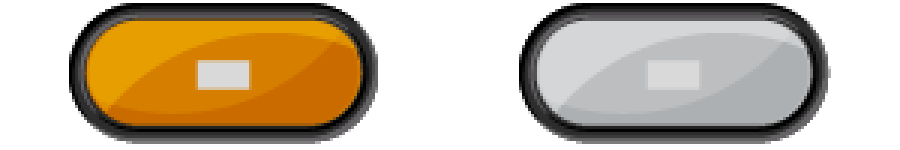
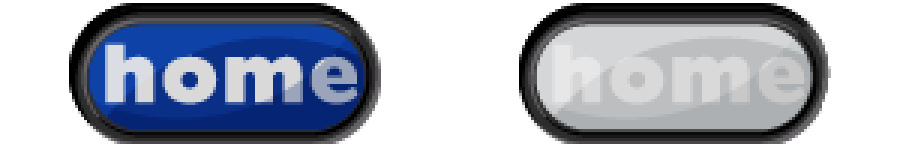
Comparing the layer stacks of the two 900 × 150 images. Changes:
added group "home" with 2 layers above "minus" over box(72, 6, 822, 144)
added layer "Layer 6" in group "home" over box(519, 6, 822, 144)
added layer "Layer 5" in group "home" over box(72, 6, 381, 144)
